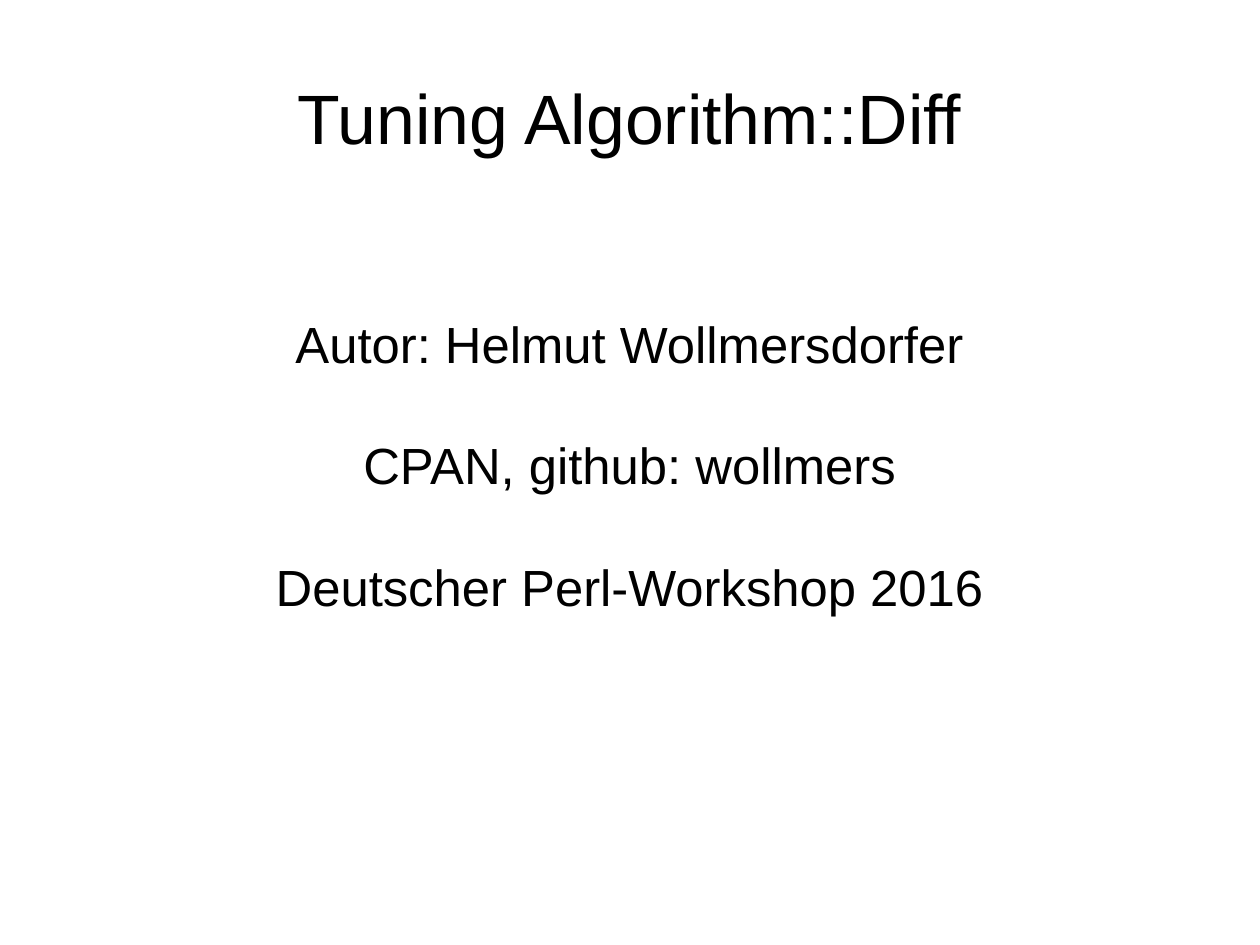
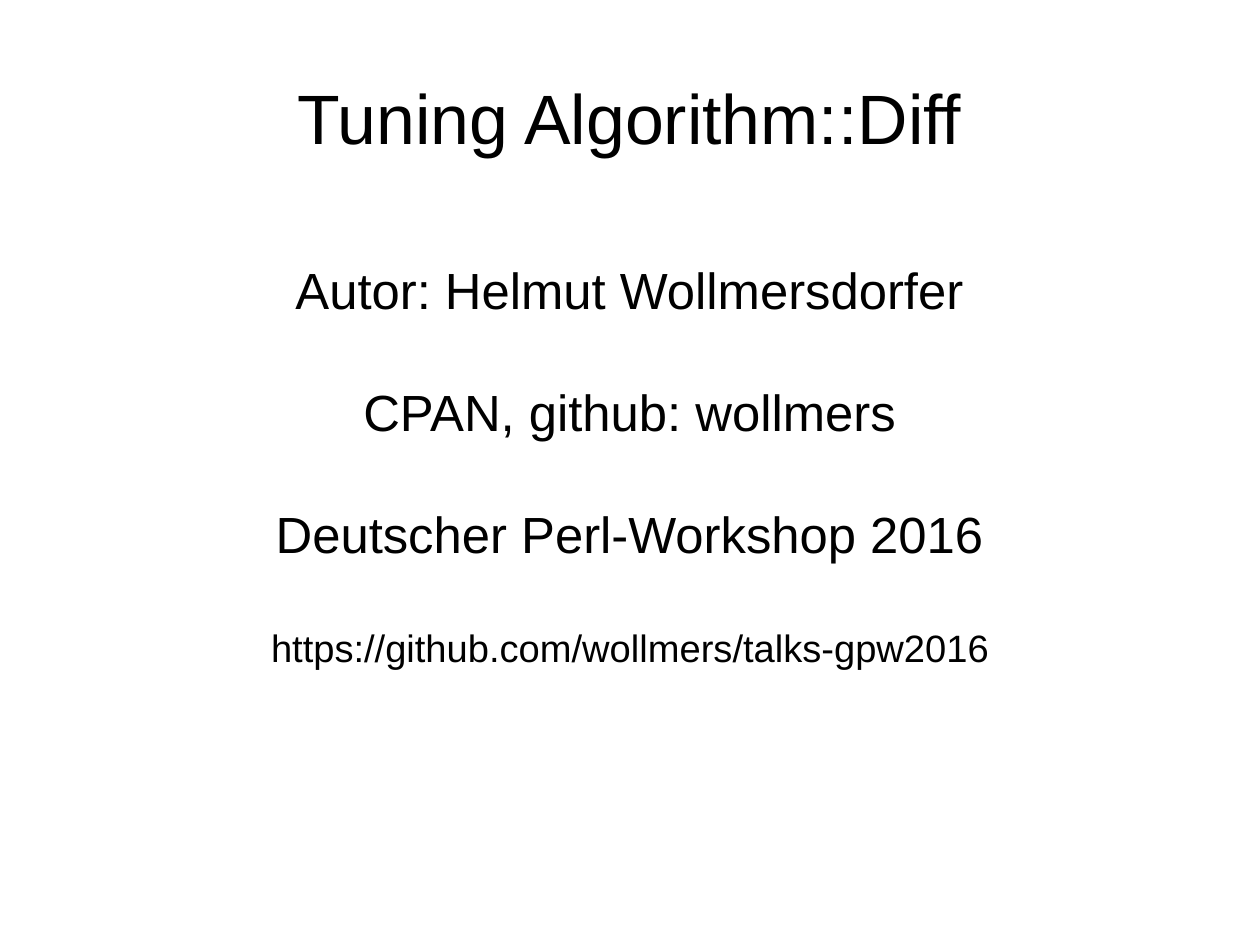
Before and after one commit to wollmers/talks-gpw2016, a slide deck: slide 1 of Tuning_AlgorithmDiff_2016.odp. Drawn at 1260x945 pixels with LibreOffice and Linux fonts; fonts in the diff are those of the drawing. Boxes give left, top, right and bottom in pixels: in the first picture for what was removed or moved away, otherwise in the second. Text is boxed around its words. In the diff, an @@ line names an element or a change of style, - is before the commit and + after.

Commit message:
github reference and pdf versions

```diff
--- a/Tuning_AlgorithmDiff_2016.odp
+++ b/Tuning_AlgorithmDiff_2016.odp
@@ subtitle at bbox=[271, 634, 989, 670]: paragraph added @@
+https://github.com/wollmers/talks-gpw2016
```
Also in this commit, not shown: 3 other files.
